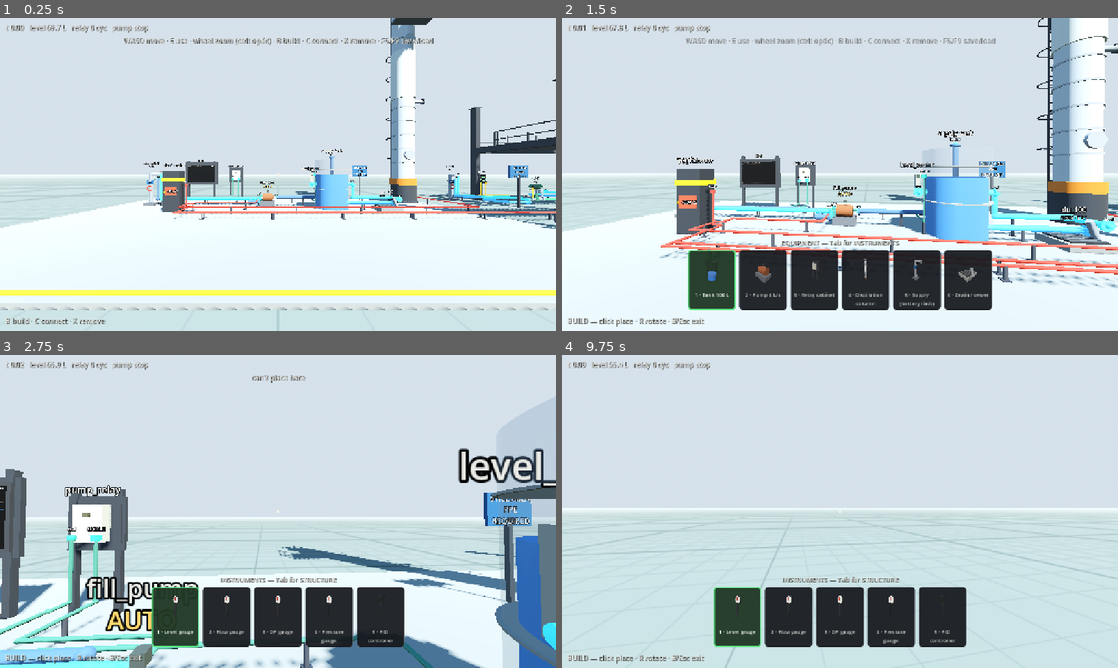
Above: before the commit, frames 1-4 (two rows, left to right).
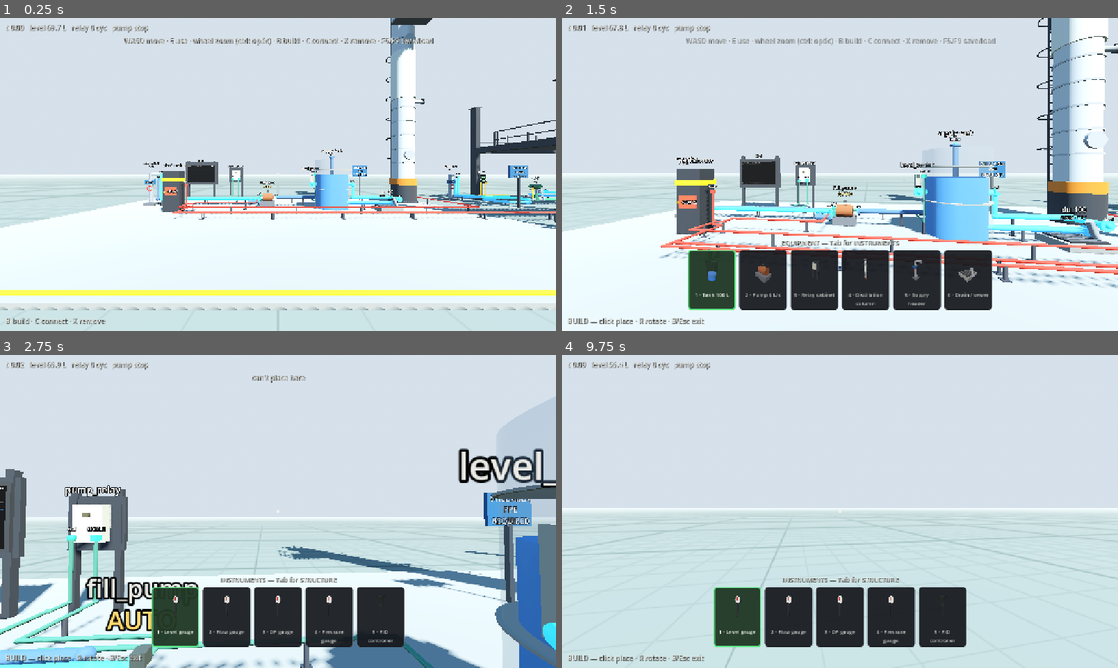
Above: after the commit, the same moments.

Repository: whharris917/flowstate
Game: Godot game, scene res://world/sandbox.tscn
Two runs of this game, one before a commit and one after it. Both use one fixed random seed, a clock stepped at 60 frames per second and the inputs below. Sound files missing from this copy of the repository are replaced by a short silence.
Inputs (mouse positions are in pixels of both pictures, inside the frame that each line leads up to):
- Up to frame 1 (0.25 s): no input
- Up to frame 2 (1.5 s): move the mouse to (867, 174) at 0.52 s; press the mouse at (867, 174) at 0.53 s; hold W (move_forward) from 0.53 s (still down); move the mouse to (812, 174) at 1.27 s; release the mouse at (812, 174) at 1.28 s; tap B (build_mode) at 1.35 s
- Up to frame 3 (2.75 s): keep holding W (move_forward); click (250, 511) at 1.55 s; move the mouse to (289, 505) at 2.02 s; hold Tab (catalog_page) from 2.03 s (still down); click (289, 505) at 2.3 s
- Up to frame 4 (9.75 s): move the mouse to (834, 517) at 2.77 s; release Tab (catalog_page) at 2.78 s; tap one key every 1.5 s from 2.85 s: C (connect_mode) E (interact) R (rotate_item) Mouse wheel down (zoom_out); click (834, 517) at 3.05 s; move the mouse to (878, 514) at 3.52 s; hold X (delete_item) 3.53-4.28 s; click (878, 514) at 3.8 s; move the mouse to (795, 508) at 4.27 s; click (795, 508) at 4.55 s; move the mouse to (845, 511) at 5.02 s; press the mouse at (845, 511) at 5.03 s; move the mouse to (817, 505) at 5.77 s; release W (move_forward) at 5.78 s; release the mouse at (817, 505) at 5.78 s; hold D (move_right) 5.78-6.53 s; click (817, 505) at 6.05 s; move the mouse to (867, 511) at 6.52 s; hold Mouse wheel up (zoom_in) 6.53-7.28 s; hold W (move_forward) 6.53-8.78 s; click (867, 511) at 6.8 s; move the mouse to (812, 511) at 7.27 s; click (812, 511) at 7.55 s; move the mouse to (851, 505) at 8.02 s; hold Ctrl 8.03-8.78 s; click (851, 505) at 8.3 s; move the mouse to (834, 517) at 8.77 s; hold A (move_left) 8.78-9.53 s; click (834, 517) at 8.85 s; move the mouse to (878, 514) at 9.52 s; hold W (move_forward) from 9.53 s (still down); hold B (build_mode) from 9.53 s (still down)

The runs differ from the first frame. In frame 1, less than 0.1% of the frame differs, in the area x 26-83%, y 47-54%; in frame 2, less than 0.1%, in the area x 60-67%, y 77-93%; in frame 3, less than 0.1%; in frame 4, less than 0.1%.

Commit message:
Rename: battery limit becomes Supply header, its level port becomes supply
Director feedback: battery limit is EPC jargon. The source is now
labeled Supply header (utility tie-in) with a SUPPLY plate, and its
availability output port is named supply rather than level — a
bottomless header advertising a level read wrong. Pumps and tanks
still wire suction to whatever supplies them (a vessel offers its
real level, a header is always wet); draw remains the metered
offtake return. Kernel port rename mirrored in Python and GDScript,
tests, self-checks, commissioned wiring, and the showcase
(bl_101/201 stations renamed supply_101/201).

Co-Authored-By: Claude Fable 5 <noreply@anthropic.com>
Claude-Session: https://claude.ai/code/session_01LEpShB69R5sqJSsHUaRUU2

Diff:
--- a/game/components/plant_factory.gd
+++ b/game/components/plant_factory.gd
@@ -9,7 +9,7 @@
 	{"type": "pump", "label": "Pump 4 L/s"},
 	{"type": "relay", "label": "Relay cabinet"},
 	{"type": "column", "label": "Distillation column"},
-	{"type": "source", "label": "Supply (battery limit)"},
+	{"type": "source", "label": "Supply header"},
 	{"type": "drain", "label": "Drain / sewer"},
 ]
 
@@ -72,7 +72,7 @@
 	"gauge_press": {"process": Vector3(0, 0.25, 0.1), "signal": Vector3(0.2, 1.32, 0)},
 	"valve": {"cmd": Vector3(-0.28, 0.85, 0.12), "supply": Vector3(-0.38, 0.32, 0),
 		"draw": Vector3(-0.38, 0.15, 0), "flow": Vector3(0.36, 0.32, 0)},
-	"source": {"level": Vector3(0.5, 1.55, 0), "draw": Vector3(0.32, 1.3, 0)},
+	"source": {"supply": Vector3(0.5, 1.55, 0), "draw": Vector3(0.32, 1.3, 0)},
 	"drain": {"level": Vector3(0.45, 0.5, 0.2), "draw": Vector3(0.45, 0.3, -0.2)},
 	"controller": {"pv": Vector3(-0.16, 1.05, 0.12), "out": Vector3(0.16, 1.05, 0.12)},
 	"mains": {"power": Vector3(0.5, 1.1, 0)},
--- a/game/components/source_view.gd
+++ b/game/components/source_view.gd
@@ -28,11 +28,11 @@
 	wheel.position = Vector3(0, 0.85, 0.14)
 	wheel.rotation_degrees = Vector3(90, 0, 0)
 	add_child(wheel)
-	ViewUtil.box(self, Vector3(0.36, 0.22, 0.04), Vector3(0, 1.15, 0.12),
+	ViewUtil.box(self, Vector3(0.52, 0.22, 0.04), Vector3(0, 1.15, 0.12),
 		ViewUtil.flat(Color(0.10, 0.32, 0.52)))
-	var plate := ViewUtil.label(self, "B.L.", Vector3(0, 1.15, 0.15))
+	var plate := ViewUtil.label(self, "SUPPLY", Vector3(0, 1.15, 0.15))
 	plate.billboard = BaseMaterial3D.BILLBOARD_DISABLED
-	plate.font_size = 30
+	plate.font_size = 26
 	_total = ViewUtil.label(self, "", Vector3(0, 1.95, 0))
 	_total.font_size = 28
 	ViewUtil.label(self, source.comp_name, Vector3(0, 2.14, 0))
@@ -44,7 +44,7 @@
 
 
 func describe() -> String:
-	return "%s — battery-limit supply\nunlimited · drawing %.2f L/s · total %.1f L" % [
+	return "%s — supply header (utility tie-in)\nunlimited · drawing %.2f L/s · total %.1f L" % [
 		source.comp_name, source.draw.value, source.total_l]
 
 
--- a/game/sim/sim_source.gd
+++ b/game/sim/sim_source.gd
@@ -1,29 +1,31 @@
 class_name SimSource
 extends SimComponent
-## Battery-limit utility connection: the honest root of every flow
-## path, the way the mains feeder is for power. Availability is
-## unlimited — the wider utility system is off-plot — but everything
-## drawn through it is metered. Mirrors sim/components.py Source.
+## Supply header: a utility tie-in at the edge of the modeled plant —
+## the honest root of every flow path, the way the mains feeder is
+## for power. Availability is unlimited (the wider utility system is
+## off-plot), but everything drawn through it is metered. Suctions
+## wire to "supply" (always wet); pumps and valves return their
+## "draw" here for the meter. Mirrors sim/components.py Source.
 
 const AVAILABLE_L := 1.0e9
 
 var total_l: float = 0.0
 
 var draw: SimInputPort
-var level: SimOutputPort
+var supply: SimOutputPort
 
 
 func _init(name_: String) -> void:
 	super(name_)
 	draw = add_input("draw", SimTypes.PortKind.PROCESS_FLOW)
-	level = add_output("level", SimTypes.PortKind.PROCESS_LEVEL)
-	level.value = AVAILABLE_L
+	supply = add_output("supply", SimTypes.PortKind.PROCESS_LEVEL)
+	supply.value = AVAILABLE_L
 	add_observable("total_l", &"total_l")
 
 
 func tick(dt: float) -> void:
 	total_l += draw.value * dt
-	level.value = AVAILABLE_L
+	supply.value = AVAILABLE_L
 
 
 func state_dict() -> Dictionary:
--- a/game/world/plant.gd
+++ b/game/world/plant.gd
@@ -888,7 +888,7 @@
 		[Vector3(-3.6, 0.3, -1.6), Vector3(-1.0, 0.3, -2.9)])
 	# The flow path is honest end to end: the pump pulls raw water from
 	# the battery limit, and the tank's consumption is a real drain.
-	connect_equipment("raw_water", "level", "fill_pump", "suction",
+	connect_equipment("raw_water", "supply", "fill_pump", "suction",
 		[Vector3(-5.6, 0.3, -3.1), Vector3(-1.2, 0.3, -3.1)])
 	connect_equipment("fill_pump", "draw", "raw_water", "draw",
 		[Vector3(-1.4, 0.3, -3.3), Vector3(-5.8, 0.3, -3.3)])
@@ -942,7 +942,7 @@
 	var c_src := check.add(SimSource.new("bl")) as SimSource
 	var c_drn := check.add(SimDrain.new("d", 1.5)) as SimDrain
 	check.connect_ports(c_mains, "power", c_pump, "power")
-	check.connect_ports(c_src, "level", c_pump, "suction")
+	check.connect_ports(c_src, "supply", c_pump, "suction")
 	check.connect_ports(c_pump, "draw", c_src, "draw")
 	check.connect_ports(c_tank, "level", c_drn, "level")
 	check.connect_ports(c_drn, "draw", c_tank, "out_flow")
@@ -970,9 +970,9 @@
 	var lt := check.add(SimGauge.new("lt", "level_kpa")) as SimGauge
 	var lic := check.add(SimPID.new("lic", 8.0, 1.5, 0.0, 15.0)) as SimPID
 	var lv := check.add(SimControlValve.new("lv", 6.0)) as SimControlValve
-	var supply := check.add(SimSource.new("bl")) as SimSource
-	check.connect_ports(supply, "level", lv, "supply")
-	check.connect_ports(lv, "draw", supply, "draw")
+	var header := check.add(SimSource.new("uh")) as SimSource
+	check.connect_ports(header, "supply", lv, "supply")
+	check.connect_ports(lv, "draw", header, "draw")
 	check.connect_ports(tank_, "level", lt, "process")
 	check.connect_ports(lt, "signal", lic, "pv")
 	check.connect_ports(lic, "out", lv, "cmd")
--- a/game/world/showcase.gd
+++ b/game/world/showcase.gd
@@ -54,10 +54,10 @@
 	plant.place_structure("s_railing", "u100_rail_w", Vector3(14.05, 3.33, -3.9), PI / 2.0, 3.8)
 	plant.place_structure("s_stairs", "u100_stairs", Vector3(20.1, 0.0, -3.9), PI / 2.0)
 
-	# The loop: LV-101 fills FT-100 from the battery-limit station
+	# The loop: LV-101 fills FT-100 from the supply header
 	# against a real drain; LT-101 reads the head, LIC-101 drives the
 	# valve. Settles at SP 15 kPa, with every liter metered.
-	plant.place("source", "bl_101", {}, Vector3(11.0, 0.0, -5.6), 0.0, false)
+	plant.place("source", "supply_101", {}, Vector3(11.0, 0.0, -5.6), 0.0, false)
 	plant.place("valve", "lv_101", {"cv_lps": 6.0}, Vector3(13.8, 0.0, -3.5), 0.0, false)
 	plant.place("tank", "ft_100", {"capacity_l": 200.0, "level_l": 40.0},
 		Vector3(17.0, 0.0, -3.5), 0.0, false)
@@ -65,9 +65,9 @@
 	plant.place("gauge_level", "lt_101", {}, Vector3(18.9, 0.0, -2.6), 0.0, false)
 	plant.place("controller", "lic_101", {"kp": 8.0, "ki": 1.5, "sp": 15.0},
 		Vector3(13.2, 0.0, -5.8), 0.0, false)
-	plant.connect_equipment("bl_101", "level", "lv_101", "supply",
+	plant.connect_equipment("supply_101", "supply", "lv_101", "supply",
 		[plant.to_local(Vector3(12.0, 0.3, -4.4))])
-	plant.connect_equipment("lv_101", "draw", "bl_101", "draw",
+	plant.connect_equipment("lv_101", "draw", "supply_101", "draw",
 		[plant.to_local(Vector3(12.2, 0.3, -4.6))])
 	plant.connect_equipment("lv_101", "flow", "ft_100", "in_flow",
 		[plant.to_local(Vector3(15.4, 0.3, -3.5))])
@@ -122,8 +122,8 @@
 	plc.set_timer_preset(0, 2.0)
 
 	# The batch tank and its feed pump, run from the cabinet, drawing
-	# from a dedicated battery-limit station and draining for real.
-	plant.place("source", "bl_201", {}, Vector3(13.4, 0.0, 9.8), 0.0, false)
+	# from a dedicated supply header and draining for real.
+	plant.place("source", "supply_201", {}, Vector3(13.4, 0.0, 9.8), 0.0, false)
 	plant.place("tank", "bt_200", {"capacity_l": 150.0, "level_l": 30.0},
 		Vector3(19.0, 0.0, 8.2), 0.0, false)
 	plant.place("drain", "du_201", {"rate_lps": 1.2}, Vector3(20.8, 0.0, 9.4), 0.0, false)
@@ -131,9 +131,9 @@
 		Vector3(17.6, 1.32, 8.2), 0.0, false)
 	plant.place("pump", "feed_pump", {"rated_lps": 3.0}, Vector3(15.4, 0.0, 8.4), 0.0, false)
 	plant.place("gauge_flow", "fi_201", {}, Vector3(16.6, 0.0, 9.6), 0.0, false)
-	plant.connect_equipment("bl_201", "level", "feed_pump", "suction",
+	plant.connect_equipment("supply_201", "supply", "feed_pump", "suction",
 		[plant.to_local(Vector3(14.2, 0.3, 9.2))])
-	plant.connect_equipment("feed_pump", "draw", "bl_201", "draw",
+	plant.connect_equipment("feed_pump", "draw", "supply_201", "draw",
 		[plant.to_local(Vector3(14.4, 0.3, 9.4))])
 	plant.connect_equipment("bt_200", "level", "du_201", "level")
 	plant.connect_equipment("du_201", "draw", "bt_200", "out_flow")
Not shown, changed: sim/components.py
Not shown, changed: tests/conftest.py
Not shown, changed: tests/test_flow_network.py
